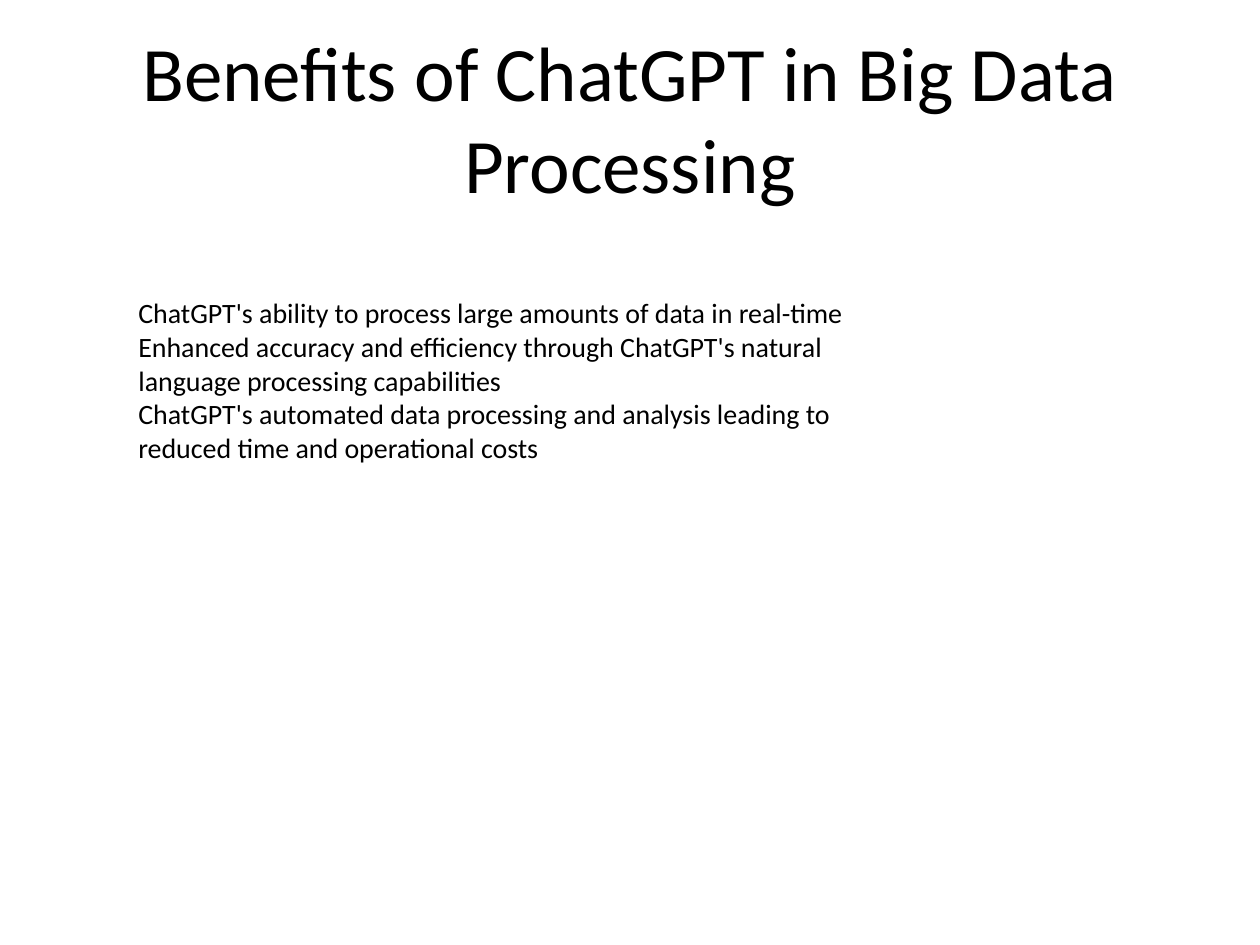
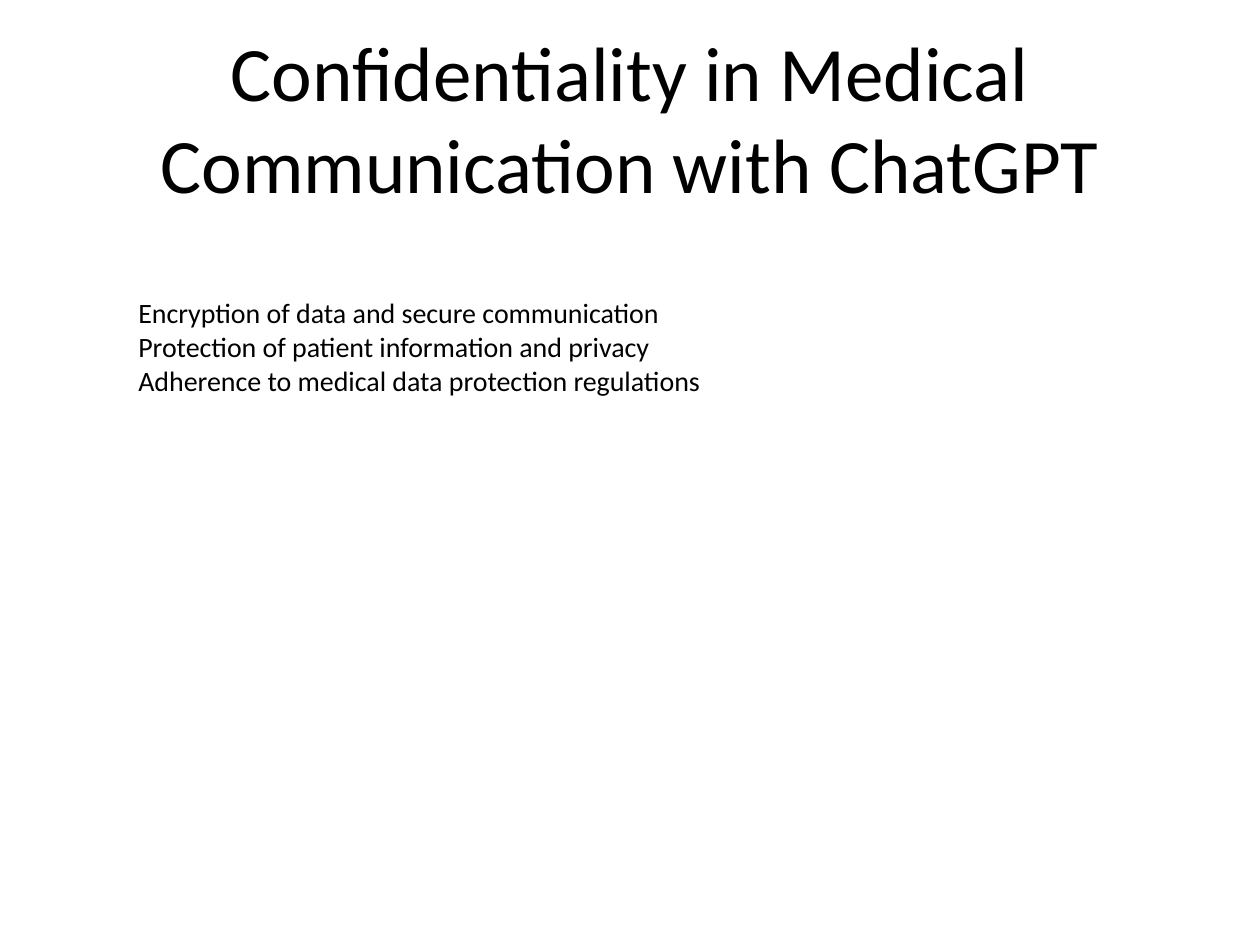
Before and after one commit to bithabib/create_ppt_using_chatgpt, a slide deck: slide 4 of First_presentation.pptx. Drawn at 1260x945 pixels with LibreOffice and Linux fonts; fonts in the diff are those of the drawing. Boxes give left, top, right and bottom in pixels: in the first picture for what was removed or moved away, otherwise in the second. Text is boxed around its words. In the diff, an @@ line names an element or a change of style, - is before the commit and + after.

```diff
--- a/First_presentation.pptx
+++ b/First_presentation.pptx
@@ title at bbox=[161, 47, 1098, 194]: text changed @@
-Benefits of ChatGPT in Big Data Processing
+Confidentiality in Medical Communication with ChatGPT
@@ text at bbox=[138, 303, 700, 396]: text changed @@
-ChatGPT's ability to process large amounts of data in real-time
-Enhanced accuracy and efficiency through ChatGPT's natural language processing capabilities
-ChatGPT's automated data processing and analysis leading to reduced time and operational costs
+Encryption of data and secure communication
+Protection of patient information and privacy
+Adherence to medical data protection regulations
```
Also in this commit, not shown: 1 other slide changed, 3 slides added, 3 slides removed, 1 other file.
